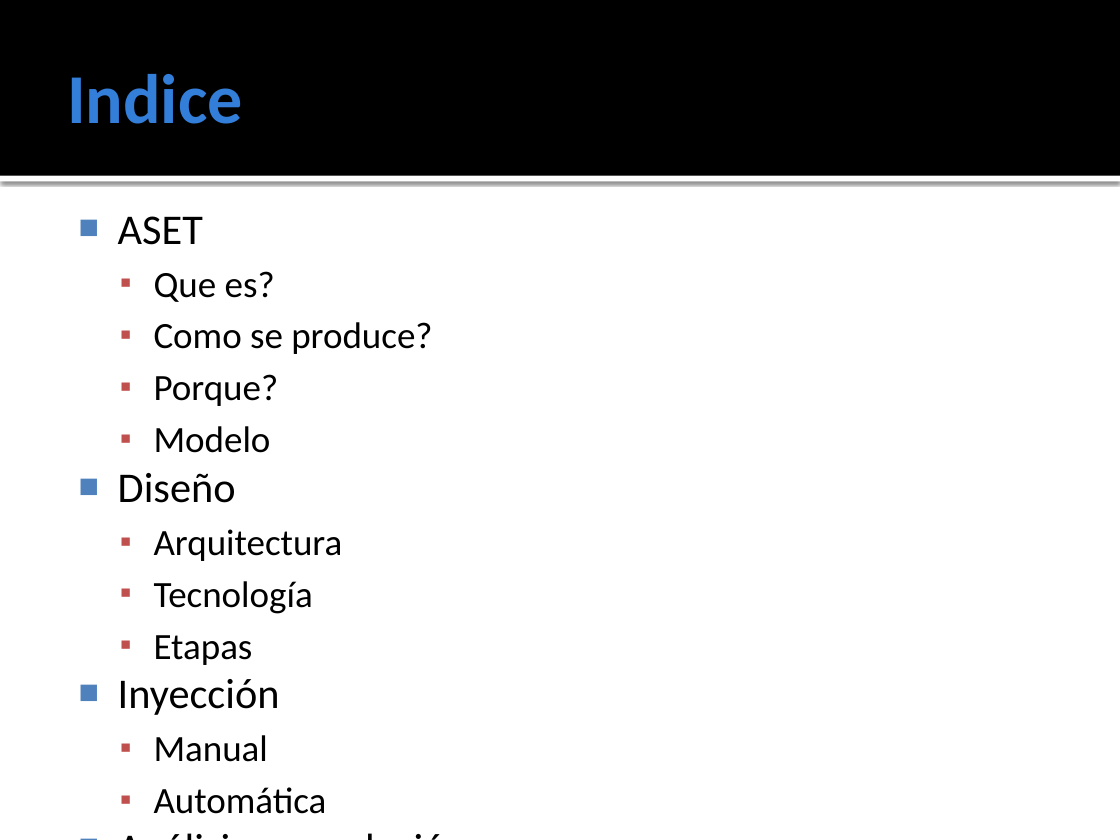
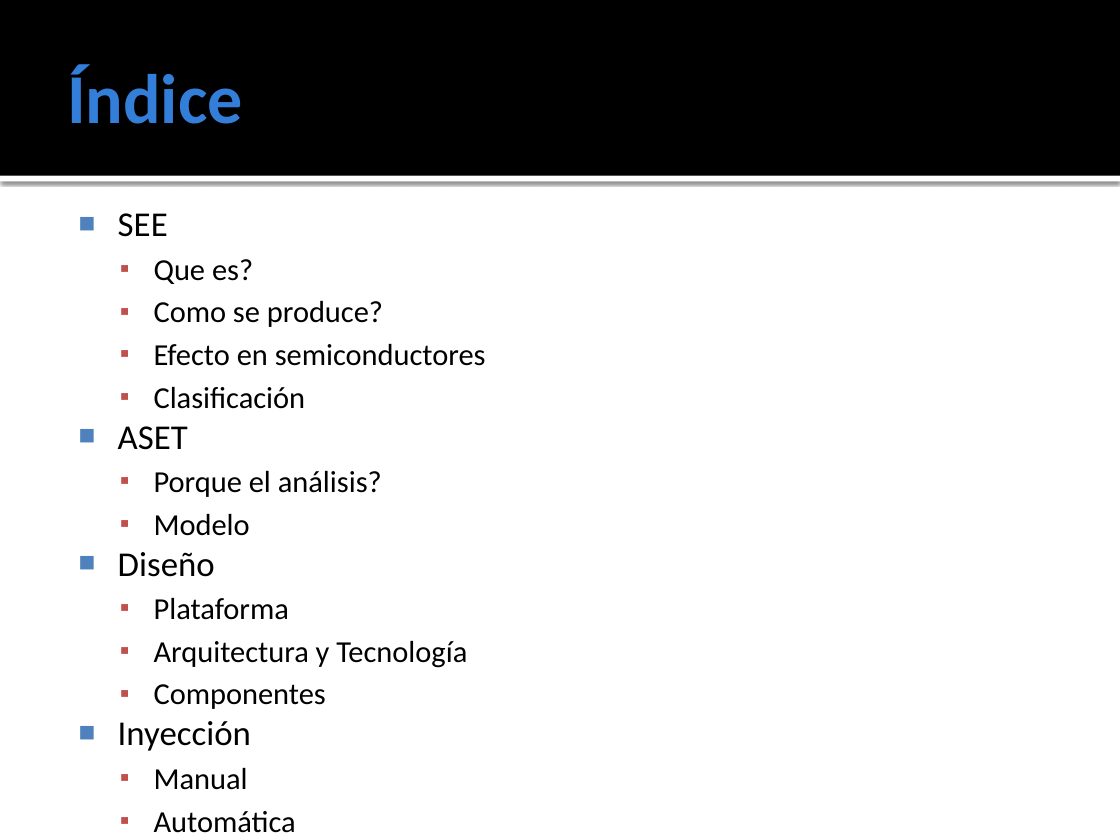
Before and after one commit to ginotkj/fiocs, a slide deck: slide 3 of Documentation/Documentacion/PRESENTACION.pptx (slide 2 before the commit). Drawn at 1120x840 pixels with LibreOffice and Linux fonts; fonts in the diff are those of the drawing. Boxes give left, top, right and bottom in pixels: in the first picture for what was removed or moved away, otherwise in the second. Text is boxed around its words. In the diff, an @@ line names an element or a change of style, - is before the commit and + after.

```diff
--- a/Documentation/Documentacion/PRESENTACION.pptx
+++ b/Documentation/Documentacion/PRESENTACION.pptx
@@ title at [67, 65, 242, 124]: text changed @@
-Indice
+Índice
@@ text at [118, 213, 168, 237]: text changed; size 27.2 to 22.4 pt @@
-■ ASET
+■ SEE
@@ text at [118, 259, 383, 790]: size 23.8 to 19.6 pt in "Que es?", "Como se produce?", "Modelo", "Manual" and 1 more places; size 27.2 to 22.4 pt in "Diseño", "Inyección", "Análisis y conclusión" @@
@@ text at [118, 344, 486, 497]: text changed; size 23.8 to 19.6 pt @@
-  ▪ Porque?
+  ▪ Efecto en semiconductores
+  ▪ Clasificación
+■ ASET
+  ▪ Porque el análisis?
@@ text at [154, 598, 467, 709]: text changed; size 23.8 to 19.6 pt @@
-  ▪ Arquitectura
-  ▪ Tecnología
-  ▪ Etapas
+  ▪ Plataforma
+  ▪ Arquitectura y Tecnología
+  ▪ Componentes
```
Also in this commit, not shown: 4 other slides changed, 10 slides added, 10 slides removed.
